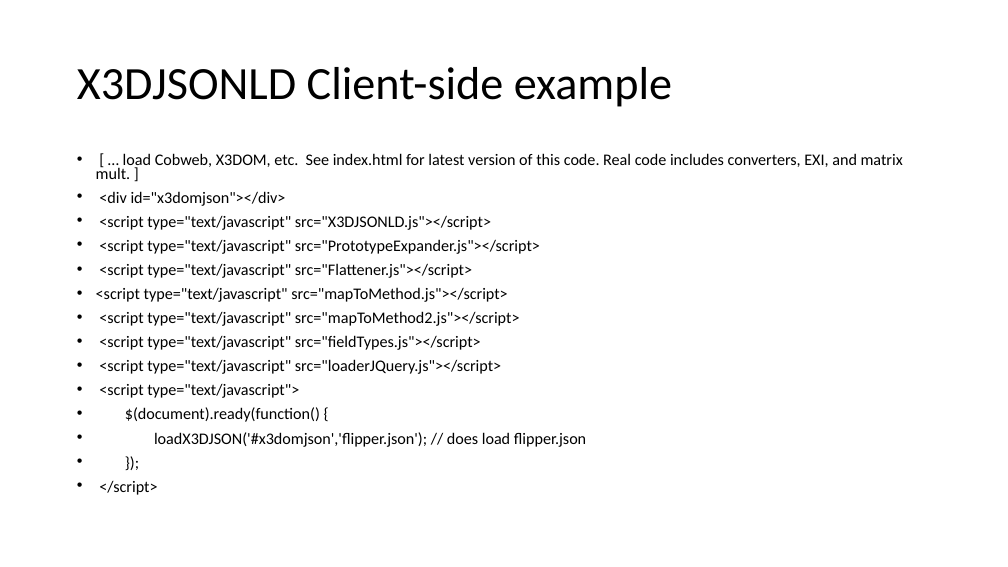
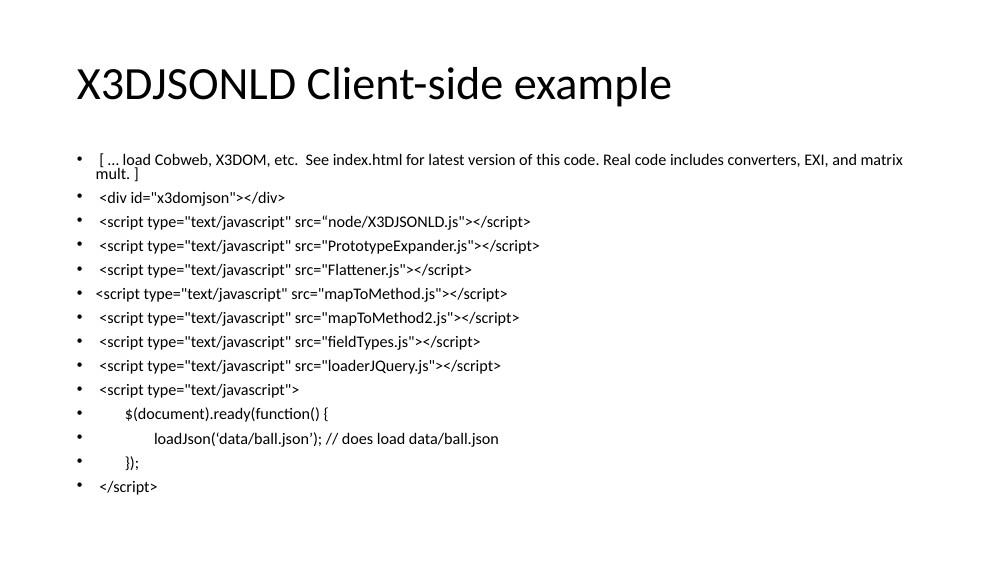
Before and after one commit to coderextreme/X3DJSONLD, a slide deck: slide 8 of doc/X3DJSONLoaderTutorial.pptx. Drawn at 1008x567 pixels with LibreOffice and Linux fonts; fonts in the diff are those of the drawing. Boxes give left, top, right and bottom in pixels: in the first picture for what was removed or moved away, otherwise in the second. Text is boxed around its words. In the diff, an @@ line names an element or a change of style, - is before the commit and + after.

Commit message:
Checked in Tutorials.

```diff
--- a/doc/X3DJSONLoaderTutorial.pptx
+++ b/doc/X3DJSONLoaderTutorial.pptx
@@ text at [99, 215, 531, 230]: text changed @@
-• <script type="text/javascript" src="X3DJSONLD.js"></script>
+• <script type="text/javascript" src=“node/X3DJSONLD.js"></script>
@@ text at [154, 432, 499, 447]: text changed @@
-• loadX3DJSON('#x3domjson','flipper.json'); // does load flipper.json
+• loadJson(‘data/ball.json’); // does load data/ball.json
```
